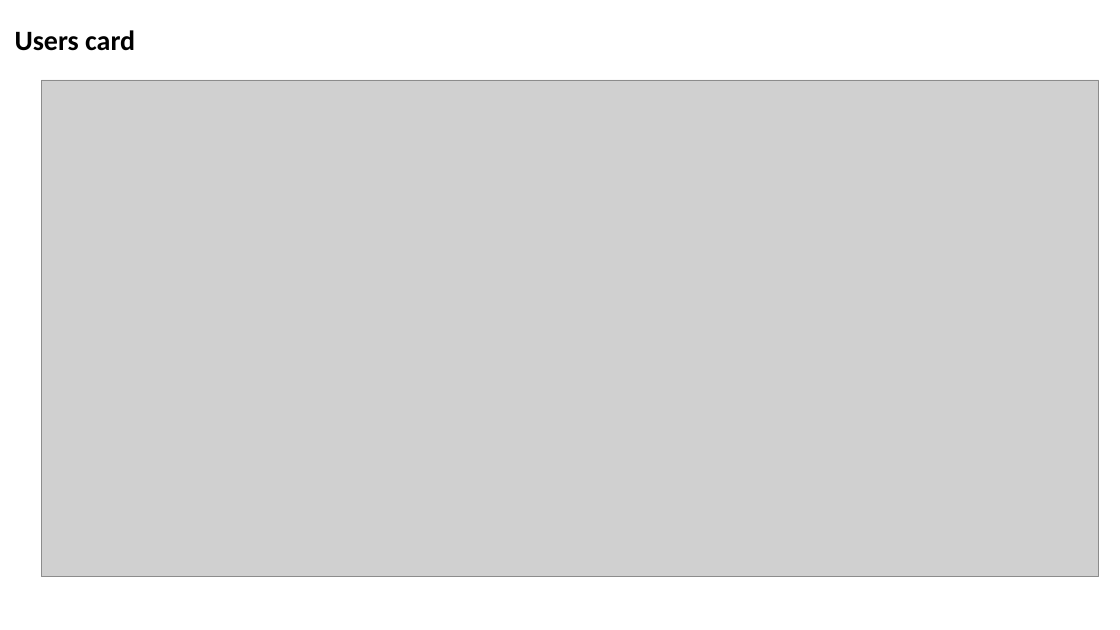
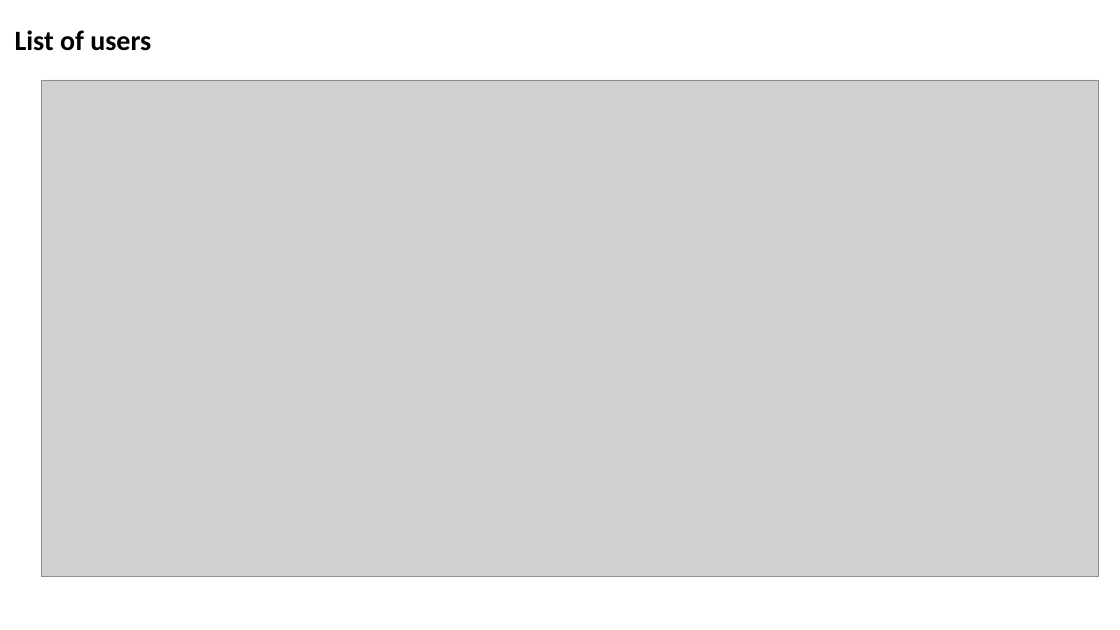
Before and after one commit to pnc-virtual-company/2021-G2-VC2-PART2, a slide deck: slide 7 of document/mock_up_vc2part2.pptx (slide 3 before the commit). Drawn at 1120x630 pixels with LibreOffice and Linux fonts; fonts in the diff are those of the drawing; grey boxes stand for pictures. Boxes give left, top, right and bottom in pixels: in the first picture for what was removed or moved away, otherwise in the second. Text is boxed around its words. In the diff, an @@ line names an element or a change of style, - is before the commit and + after.

```diff
--- a/document/mock_up_vc2part2.pptx
+++ b/document/mock_up_vc2part2.pptx
@@ text at (15,30,151,51): text changed @@
-Users card
+List of users
```
Also in this commit, not shown: 5 slides added.
